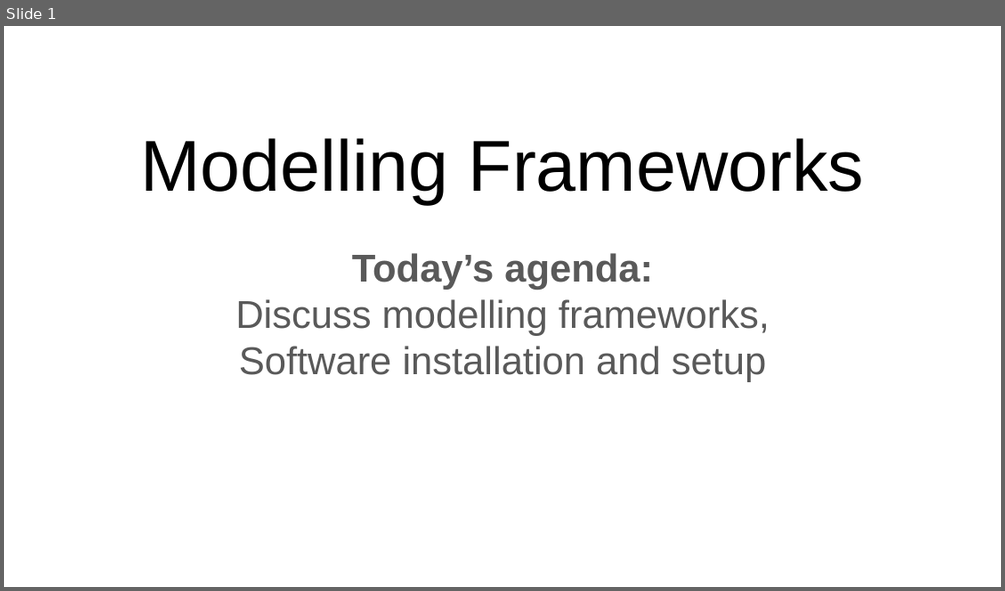
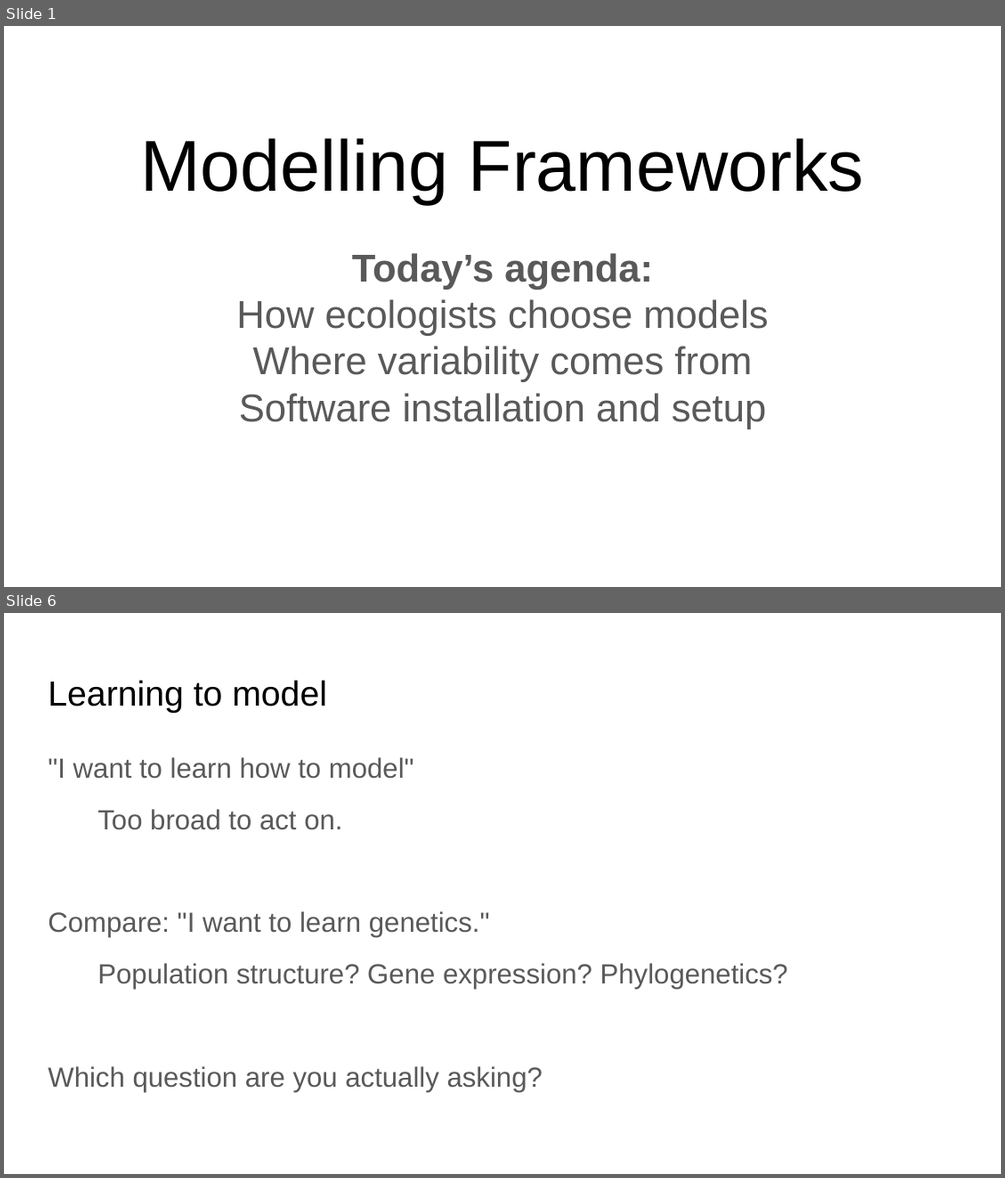
Before and after one commit to bmaitner/biometry_course, a slide deck: lectures/Lecture_02_modelling_frameworks.pptx. Shown one above the other, each under a label of ours: slide 1 before the commit, slides 1 and 6 after it; the slides between them are not shown. The pictures are 1005x591 and 1005x1178 pixels, drawn with LibreOffice and Linux fonts; fonts in the diff are those of the drawing. Boxes give left, top, right and bottom in pixels: in the first picture for what was removed or moved away, otherwise in the second. Text is boxed around its words. In the diff, an @@ line names an element or a change of style, - is before the commit and + after.

```diff
--- a/lectures/Lecture_02_modelling_frameworks.pptx
+++ b/lectures/Lecture_02_modelling_frameworks.pptx
@@ slide 6 added at bbox=[4, 613, 1001, 1174], background #FFFFFF @@
@@ title added at bbox=[48, 680, 327, 713], 25.2 pt, text #000000 @@
+Learning to model
@@ text added at bbox=[48, 757, 788, 1092], 20 pt, text #595959 @@
+"I want to learn how to model"
+Too broad to act on.
+Compare: "I want to learn genetics."
+Population structure? Gene expression? Phylogenetics?
+Which question are you actually asking?
@@ slide 1 changed as well @@
@@ subtitle at bbox=[236, 299, 768, 382]: text changed @@
-Discuss modelling frameworks,
+How ecologists choose models
+Where variability comes from
```
Also in this commit, not shown: 9 other slides changed, 34 other slides added, 1 slide removed, 1 other file.
